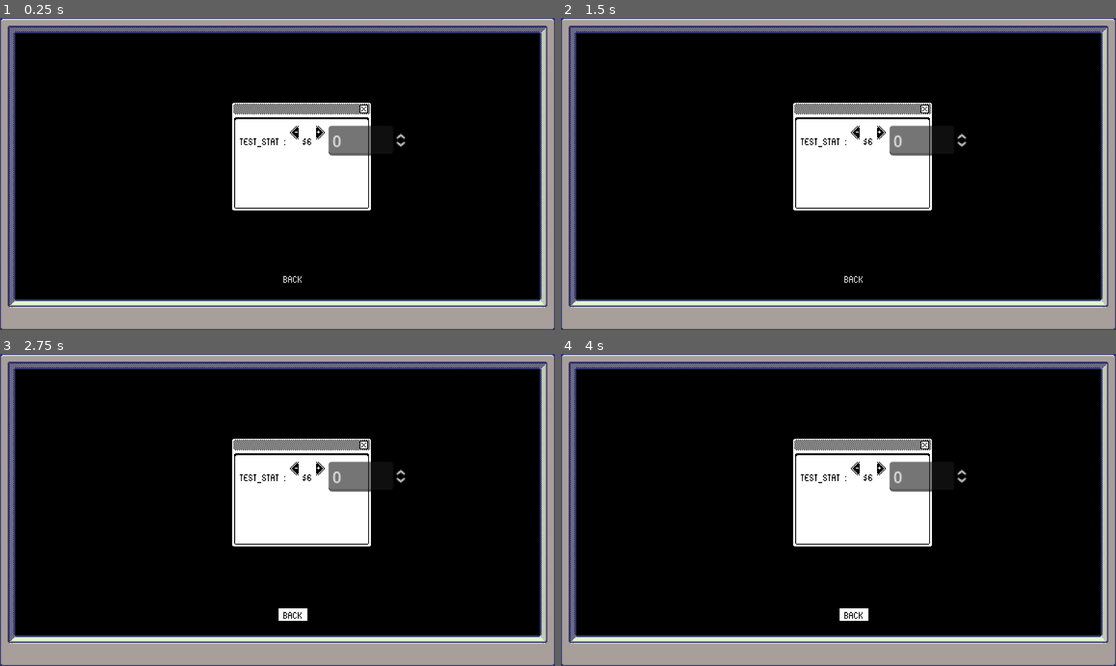
Above: before the commit, frames 1-4 (two rows, left to right).
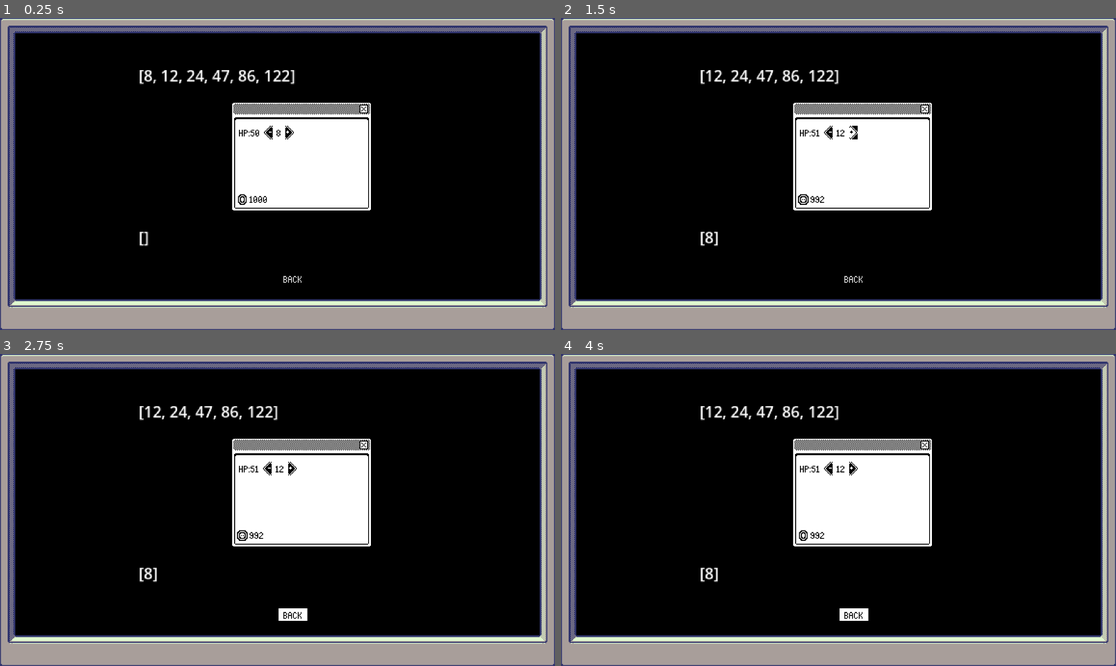
Above: after the commit, the same moments.

Repository: DefineSleep/1bit_bug_destroyer
Game: Godot game, scene res://main menu/upgrade_menu.tscn
Same seed, same stepped clock (60 frames per second), same inputs: the game is played once before the commit and once after it. This scene is started directly instead of the project's main scene.
Inputs (mouse positions are in pixels of both pictures, inside the frame that each line leads up to; where the layout moved, square brackets give the same spot in the first picture):
- Up to frame 1 (0.25 s): no input
- Up to frame 2 (1.5 s): click (827, 133) [855, 139] at 0.5 s; click (849, 133) [882, 139] at 1.25 s
- Up to frame 3 (2.75 s): click "BACK" at 2 s
- Up to frame 4 (4 s): hold D (right) 2.78-3.53 s; hold S (down) from 3.53 s (still down)

The runs differ from the first frame. In frame 1, 1.7% of the frame differs, in the area x 25-74%, y 16-74%; in frame 2, 1.7%; in frame 3, 1.7%; in frame 4, 1.7%.
Error after the commit: Out of bounds get index '0' (on base: 'Array') (res://main)

Commit message:
upgrade system

Diff:
--- a/Global.gd
+++ b/Global.gd
@@ -5,7 +5,7 @@
 var player_data : Dictionary = {
 
 	"player_max_hp" : 50,
-	"player_money" : 0,
+	"player_money" : 1000,
 	"player_movement_speed" : 100,
 	"current_bullet_type" : "res://bullet.tscn",
 	"bullet_damage" : 25,
--- /dev/null
+++ b/main menu/Spin_box_theme.tres
@@ -0,0 +1,3 @@
+[gd_resource type="Theme" format=3 uid="uid://br47acipqkrgk"]
+
+[resource]
--- a/main menu/upgrade_menu.gd
+++ b/main menu/upgrade_menu.gd
@@ -1,11 +1,78 @@
 extends Control
 
+@onready var stat_name: Label = $screen/inside_window/group/upgrades_container/name
+@onready var minus: TextureButton = $screen/inside_window/group/upgrades_container/minus
+@onready var plus: TextureButton = $screen/inside_window/group/upgrades_container/plus
+@onready var price: Label = $screen/inside_window/group/upgrades_container/price
 
-# Called when the node enters the scene tree for the first time.
-func _ready() -> void:
-	pass # Replace with function body.
+@onready var test_label: Label = $screen/inside_window/group/test_label
+@onready var test_label_2: Label = $screen/inside_window/group/test_label2
 
 
-# Called every frame. 'delta' is the elapsed time since the previous frame.
+@onready var player_money_label: Label = $screen/inside_window/group/money_sprite/player_money_label
+
+# -------------------
+# READY, PROCESS AND PHYSICS
+# -------------------
+
+func _ready() -> void:
+	pass
+
+
 func _process(delta: float) -> void:
-	pass
+	skill_one_name = "HP:" + str(Global.player_data.player_max_hp)
+	update_skill_1()
+	player_money_label.text = str(Global.player_data.player_money)
+	#TEST
+	test_label.text = str(upgrade_price_list)
+	test_label_2.text = str(refund_list)
+
+# -------------------
+
+
+
+# -------------------
+# SKILL ONE
+# -------------------
+
+# skill name
+
+@onready var skill_one_name
+var upgrade_price_list : Array = [8,12,24,47,86,122]
+var refund_list : Array = []
+
+func update_skill_1():
+	stat_name.text = skill_one_name
+	if upgrade_price_list.is_empty() == false:
+		price.text = str(upgrade_price_list[0])
+	else: price.text = "SOLDOUT"
+
+
+
+func skill_pruchase(_skill_price)-> void:
+	if upgrade_price_list.is_empty() == false:
+		Global.player_data.player_max_hp +=1
+		Global.player_data.player_money -= _skill_price[0]
+		refund_list.insert(0,upgrade_price_list[0])
+		_skill_price.remove_at(0)
+	else :
+		printerr("ITS EMPTY")
+
+
+
+func skill_refund()->void:
+	Global.player_data.player_money += refund_list[0]
+
+
+func _on_minus_pressed() -> void:
+	skill_refund()
+
+
+func _on_plus_pressed() -> void:
+	if upgrade_price_list.is_empty() == false :
+		if Global.player_data.player_money >= upgrade_price_list[0]:
+			skill_pruchase(upgrade_price_list)
+		else :
+			plus.disabled = true
+			printerr("NOT ENOUGH MONEY HOE")
+	else: pass
--- a/main menu/upgrade_menu.tscn
+++ b/main menu/upgrade_menu.tscn
@@ -1,10 +1,11 @@
-[gd_scene load_steps=9 format=3 uid="uid://jlj78wt738hd"]
+[gd_scene load_steps=21 format=3 uid="uid://jlj78wt738hd"]
 
 [ext_resource type="Script" path="res://main menu/upgrade_menu.gd" id="1_qsghw"]
 [ext_resource type="Texture2D" uid="uid://b3oydtciy60jp" path="res://ASSETS/game ui TRUE 1-bit.png" id="2_w45nh"]
 [ext_resource type="FontFile" uid="uid://c8sectym51mc4" path="res://ASSETS/BitPotion.ttf" id="3_k5s0e"]
 [ext_resource type="Theme" uid="uid://c8x8ln26cthvb" path="res://unvis_button.tres" id="3_p7i1t"]
 [ext_resource type="Texture2D" uid="uid://cpeocj2sqomvt" path="res://ASSETS/game UI.png" id="4_pd8rm"]
+[ext_resource type="Texture2D" uid="uid://dq2va6qcdwhe7" path="res://ASSETS/SpriteSheetTransparen_OUTLINEDt.png" id="5_ffumo"]
 
 [sub_resource type="AtlasTexture" id="AtlasTexture_c4khi"]
 atlas = ExtResource("2_w45nh")
@@ -12,11 +13,80 @@
 
 [sub_resource type="AtlasTexture" id="AtlasTexture_lsujh"]
 atlas = ExtResource("2_w45nh")
+region = Rect2(652, 686, 9, 14)
+
+[sub_resource type="AtlasTexture" id="AtlasTexture_v84g5"]
+atlas = ExtResource("2_w45nh")
 region = Rect2(652, 670, 9, 14)
 
 [sub_resource type="AtlasTexture" id="AtlasTexture_be3n2"]
 atlas = ExtResource("2_w45nh")
 region = Rect2(638, 686, 9, 14)
+
+[sub_resource type="AtlasTexture" id="AtlasTexture_lk1gl"]
+atlas = ExtResource("2_w45nh")
+region = Rect2(638, 686, 9, 14)
+
+[sub_resource type="AtlasTexture" id="AtlasTexture_udbg8"]
+atlas = ExtResource("2_w45nh")
+region = Rect2(638, 670, 9, 14)
+
+[sub_resource type="AtlasTexture" id="AtlasTexture_2gcqj"]
+atlas = ExtResource("5_ffumo")
+region = Rect2(128, 128, 16, 16)
+
+[sub_resource type="AtlasTexture" id="AtlasTexture_o3m2y"]
+atlas = ExtResource("5_ffumo")
+region = Rect2(144, 128, 16, 16)
+
+[sub_resource type="AtlasTexture" id="AtlasTexture_fmrvd"]
+atlas = ExtResource("5_ffumo")
+region = Rect2(160, 128, 16, 16)
+
+[sub_resource type="AtlasTexture" id="AtlasTexture_8bjw0"]
+atlas = ExtResource("5_ffumo")
+region = Rect2(176, 128, 16, 16)
+
+[sub_resource type="AtlasTexture" id="AtlasTexture_nu7ql"]
+atlas = ExtResource("5_ffumo")
+region = Rect2(160, 128, 16, 16)
+
+[sub_resource type="AtlasTexture" id="AtlasTexture_hsdvr"]
+atlas = ExtResource("5_ffumo")
+region = Rect2(144, 128, 16, 16)
+
+[sub_resource type="AtlasTexture" id="AtlasTexture_um2iy"]
+atlas = ExtResource("5_ffumo")
+region = Rect2(128, 128, 16, 16)
+
+[sub_resource type="SpriteFrames" id="SpriteFrames_brd40"]
+animations = [{
+"frames": [{
+"duration": 1.0,
+"texture": SubResource("AtlasTexture_2gcqj")
+}, {
+"duration": 1.0,
+"texture": SubResource("AtlasTexture_o3m2y")
+}, {
+"duration": 1.0,
+"texture": SubResource("AtlasTexture_fmrvd")
+}, {
+"duration": 1.0,
+"texture": SubResource("AtlasTexture_8bjw0")
+}, {
+"duration": 1.0,
+"texture": SubResource("AtlasTexture_nu7ql")
+}, {
+"duration": 1.0,
+"texture": SubResource("AtlasTexture_hsdvr")
+}, {
+"duration": 1.0,
+"texture": SubResource("AtlasTexture_um2iy")
+}],
+"loop": true,
+"name": &"default",
+"speed": 5.0
+}]
 
 [node name="upgrade_menu" type="Control"]
 layout_mode = 3
@@ -77,46 +147,85 @@
 axis_stretch_vertical = 1
 metadata/_edit_use_anchors_ = true
 
-[node name="Control" type="Control" parent="screen"]
-layout_mode = 1
-anchor_left = 0.426
-anchor_top = 0.348
-anchor_right = 0.501
-anchor_bottom = 0.493
-offset_left = 0.830063
-offset_top = -0.0480499
-offset_right = -0.0449219
-offset_bottom = -0.0680695
-
-[node name="upgrades_container" type="GridContainer" parent="screen/Control"]
-layout_mode = 0
-offset_right = 40.0
-offset_bottom = 40.0
-columns = 5
-
-[node name="name" type="Label" parent="screen/Control/upgrades_container"]
+[node name="group" type="Control" parent="screen/inside_window"]
+layout_mode = 1
+anchor_left = 0.0486111
+anchor_top = 0.214286
+anchor_right = 0.9375
+anchor_bottom = 0.928571
+offset_bottom = 2.28882e-05
+grow_horizontal = 2
+grow_vertical = 2
+metadata/_edit_use_anchors_ = true
+
+[node name="upgrades_container" type="GridContainer" parent="screen/inside_window/group"]
+layout_mode = 1
+anchors_preset = -1
+anchor_right = 0.688
+anchor_bottom = 0.5
+offset_left = 4.57764e-05
+offset_right = -0.0639572
+columns = 4
+
+[node name="name" type="Label" parent="screen/inside_window/group/upgrades_container"]
 layout_mode = 2
 theme_override_colors/font_color = Color(0, 0, 0, 1)
 theme_override_fonts/font = ExtResource("3_k5s0e")
-text = "TEST_STAT :"
-
-[node name="minus" type="TextureButton" parent="screen/Control/upgrades_container"]
+text = "test"
+
+[node name="minus" type="TextureButton" parent="screen/inside_window/group/upgrades_container"]
 layout_mode = 2
 texture_normal = SubResource("AtlasTexture_c4khi")
 texture_pressed = SubResource("AtlasTexture_lsujh")
-
-[node name="price" type="Label" parent="screen/Control/upgrades_container"]
+texture_hover = SubResource("AtlasTexture_v84g5")
+
+[node name="price" type="Label" parent="screen/inside_window/group/upgrades_container"]
 layout_mode = 2
 theme_override_colors/font_color = Color(0, 0, 0, 1)
 theme_override_fonts/font = ExtResource("3_k5s0e")
 text = "$6"
 
-[node name="plus" type="TextureButton" parent="screen/Control/upgrades_container"]
+[node name="plus" type="TextureButton" parent="screen/inside_window/group/upgrades_container"]
 layout_mode = 2
 texture_normal = SubResource("AtlasTexture_be3n2")
-
-[node name="SpinBox" type="SpinBox" parent="screen/Control/upgrades_container"]
-layout_mode = 2
+texture_pressed = SubResource("AtlasTexture_lk1gl")
+texture_hover = SubResource("AtlasTexture_udbg8")
+
+[node name="test_label" type="Label" parent="screen/inside_window/group"]
+layout_mode = 1
+anchors_preset = -1
+anchor_right = 0.313
+anchor_bottom = 0.3
+offset_left = -104.0
+offset_top = -64.0
+offset_right = -104.064
+offset_bottom = -65.0
+text = "TEST"
+
+[node name="test_label2" type="Label" parent="screen/inside_window/group"]
+layout_mode = 1
+anchors_preset = -1
+anchor_right = 0.313
+anchor_bottom = 0.3
+offset_left = -104.0
+offset_top = 104.0
+offset_right = -104.064
+offset_bottom = 103.0
+text = "TEST"
+
+[node name="money_sprite" type="AnimatedSprite2D" parent="screen/inside_window/group"]
+position = Vector2(3.00005, 76)
+sprite_frames = SubResource("SpriteFrames_brd40")
+autoplay = "default"
+
+[node name="player_money_label" type="Label" parent="screen/inside_window/group/money_sprite"]
+offset_left = 8.0
+offset_top = -7.0
+offset_right = 48.0
+offset_bottom = 16.0
+theme_override_colors/font_color = Color(0, 0, 0, 1)
+theme_override_fonts/font = ExtResource("3_k5s0e")
+text = "10"
 
 [node name="Camera2D" type="Camera2D" parent="."]
 position = Vector2(288, 162)
@@ -137,3 +246,6 @@
 patch_margin_bottom = 50
 axis_stretch_horizontal = 1
 axis_stretch_vertical = 1
+
+[connection signal="pressed" from="screen/inside_window/group/upgrades_container/minus" to="." method="_on_minus_pressed"]
+[connection signal="pressed" from="screen/inside_window/group/upgrades_container/plus" to="." method="_on_plus_pressed"]
